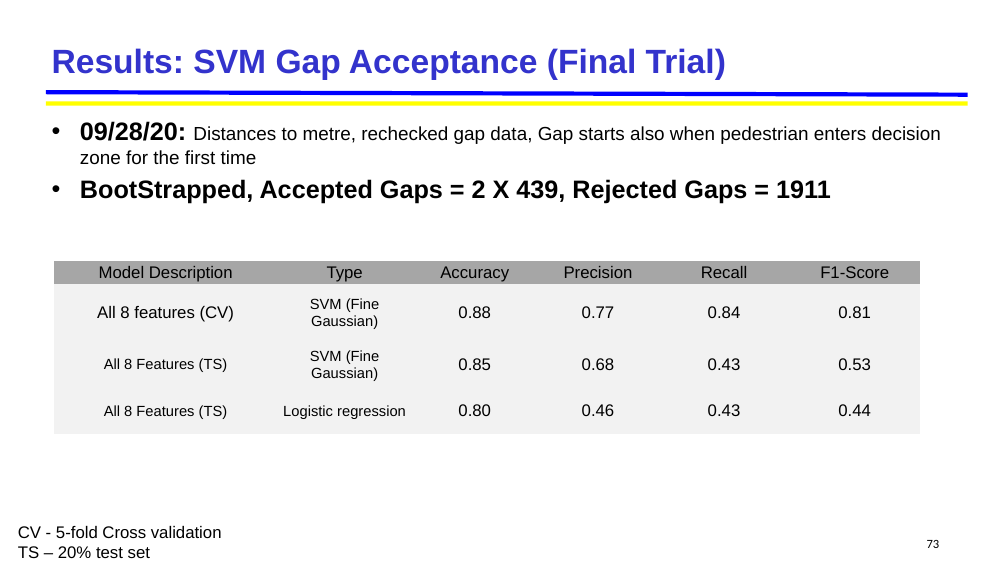
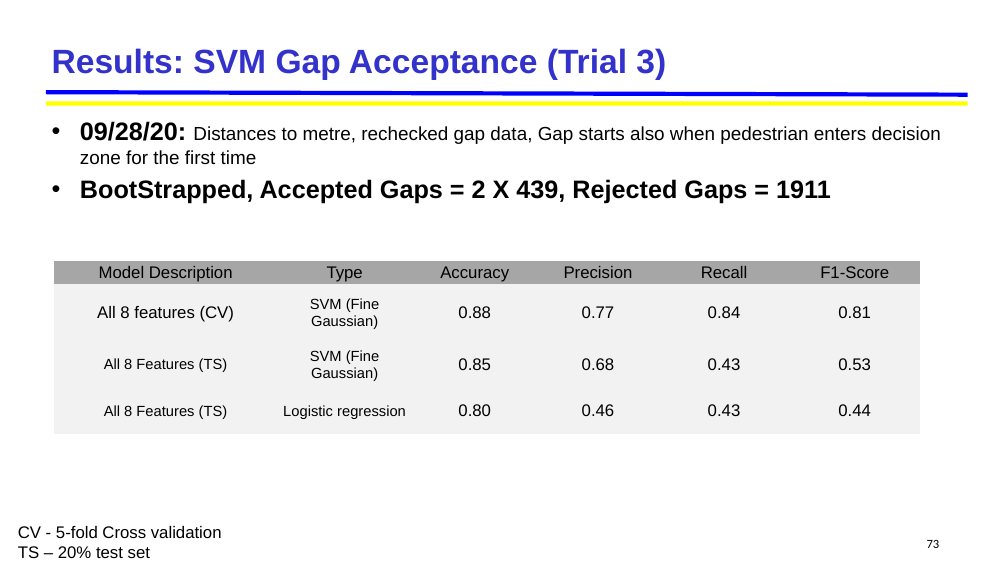
Before and after one commit to jskumaar/pedestrianHybridModel, a slide deck: slide 73 of Pedestrian_Hybrid_Model [Autosaved].pptx. Drawn at 1008x567 pixels with LibreOffice and Linux fonts; fonts in the diff are those of the drawing; background and template pictures are left out. Boxes give left, top, right and bottom in pixels: in the first picture for what was removed or moved away, otherwise in the second. Text is boxed around its words. In the diff, an @@ line names an element or a change of style, - is before the commit and + after.

```diff
--- a/Pedestrian_Hybrid_Model [Autosaved].pptx
+++ b/Pedestrian_Hybrid_Model [Autosaved].pptx
@@ title at (x1=52, y1=48, x2=666, y2=80): text changed @@
-Results: SVM Gap Acceptance (Final Trial)
+Results: SVM Gap Acceptance (Trial 3)
```
Also in this commit, not shown: 7 slides added, 50 other files.
